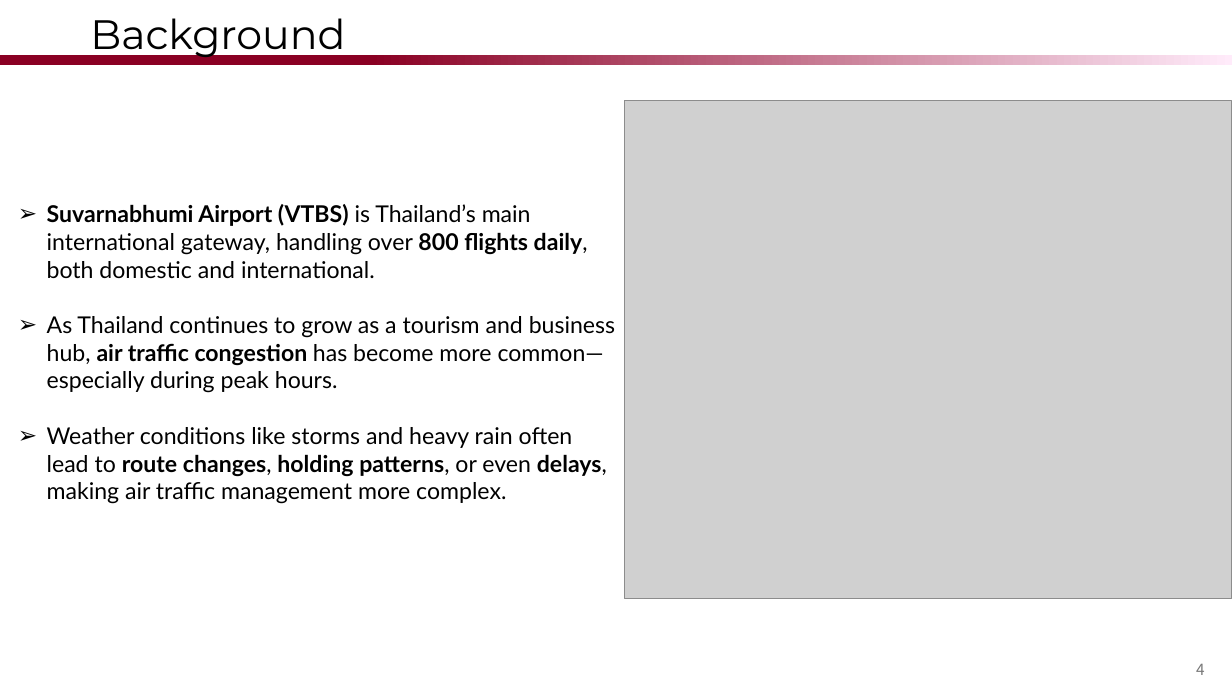
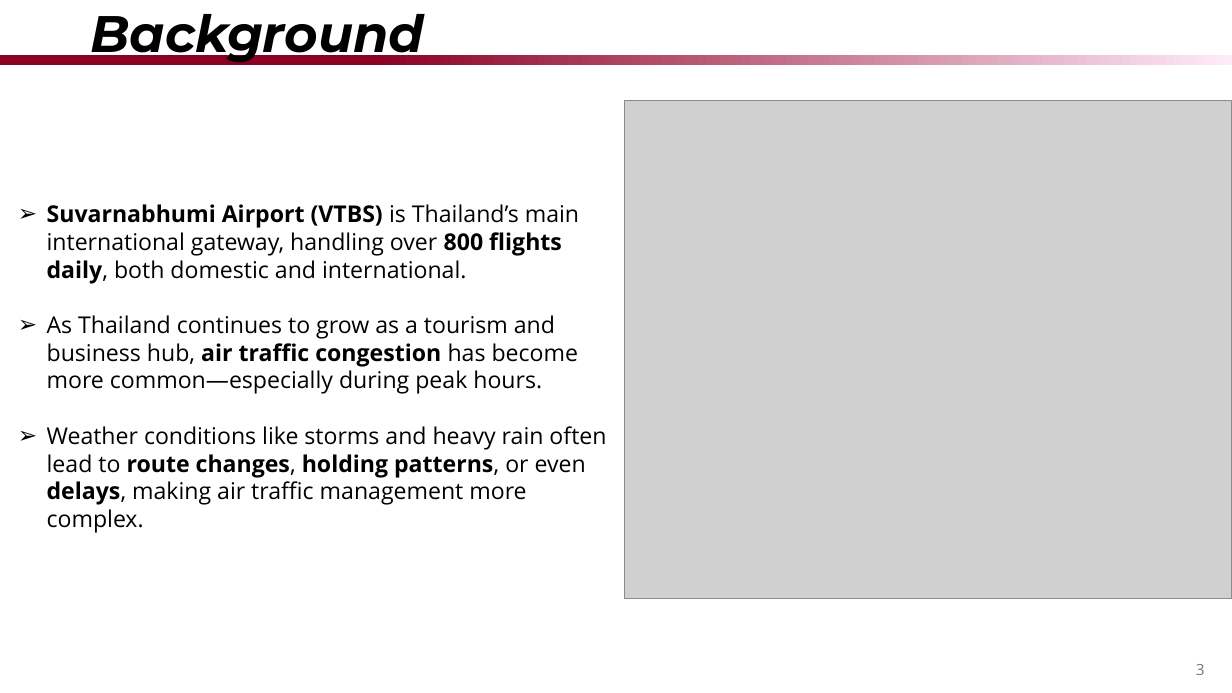
Before and after one commit to krithymn/ATMCODE, a slide deck: slide 3 of ProgressSlide/FinalPresentation.pptx (slide 4 before the commit). Drawn at 1232x693 pixels with LibreOffice and Linux fonts; fonts in the diff are those of the drawing; grey boxes stand for pictures; background and template pictures are left out. Boxes give left, top, right and bottom in pixels: in the first picture for what was removed or moved away, otherwise in the second. Text is boxed around its words. In the diff, an @@ line names an element or a change of style, - is before the commit and + after.

```diff
--- a/ProgressSlide/FinalPresentation.pptx
+++ b/ProgressSlide/FinalPresentation.pptx
@@ title "Background" at box(90, 14, 424, 65): size 32 to 40 pt, bold on, italic on @@
@@ text "Suvarnabhumi Airport (VTBS) is Thailand’s ..." at box(47, 204, 606, 533): font Lato to Open Sans @@
@@ page number at box(1196, 664, 1205, 675): text changed; font Noto Sans CJK JP to Open Sans @@
-4
+3
```
Also in this commit, not shown: 1 other slide changed, 10 slides added, 4 slides removed, 25 other files.
